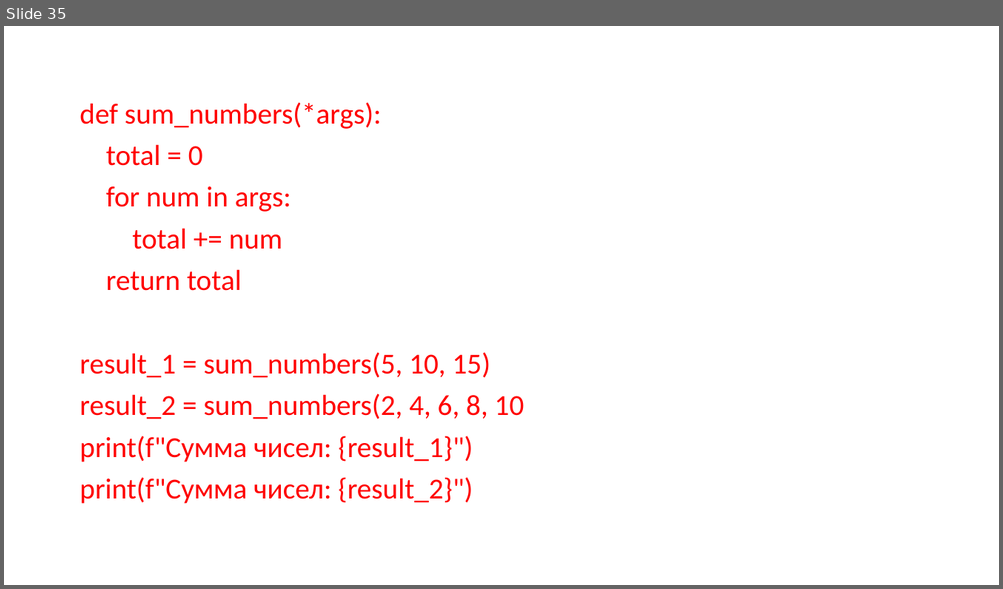
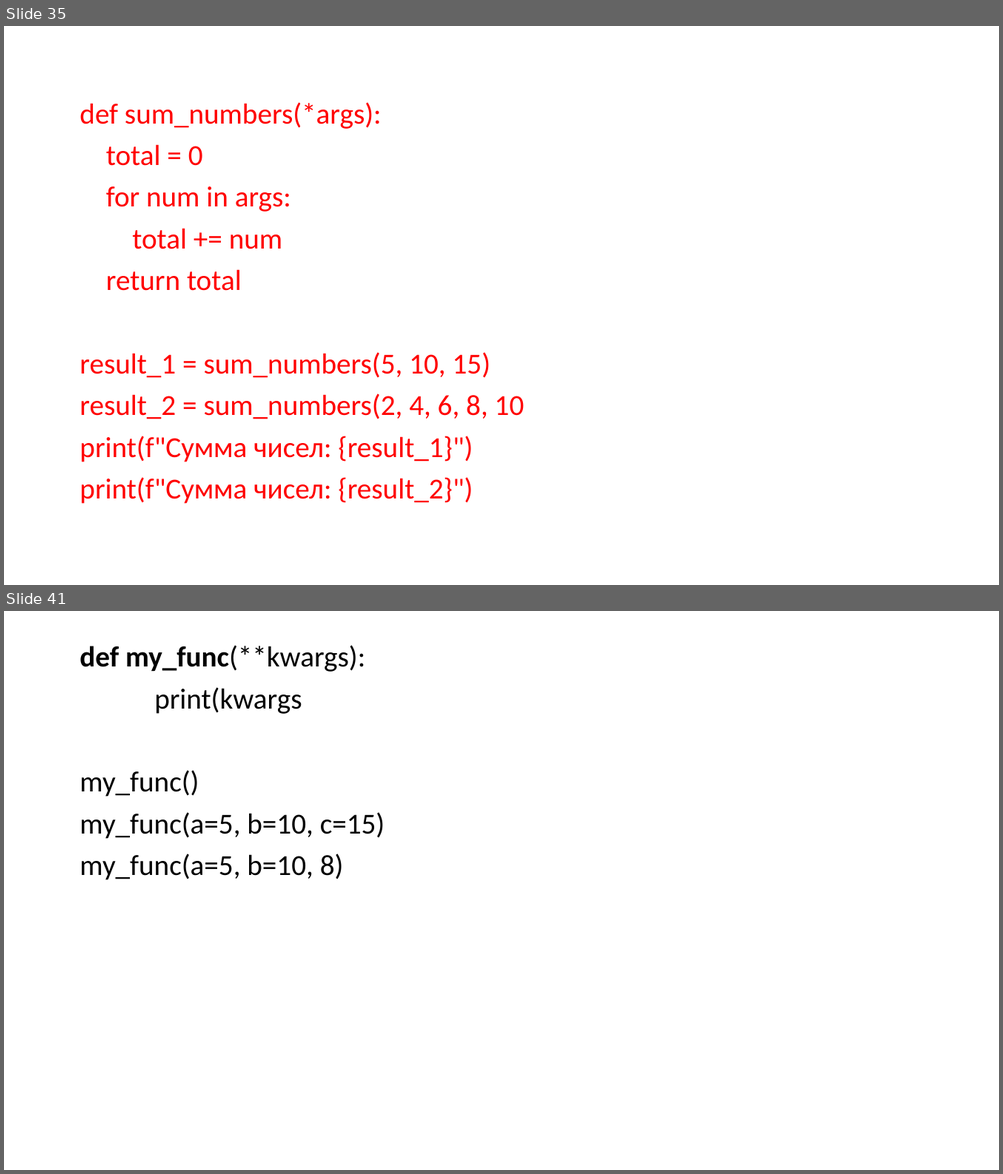
Before and after one commit to xDes-by/test, a slide deck: Презентация5.pptx. Shown one above the other, each under a label of ours: slide 35 before the commit, slides 35 and 41 after it; the slides between them are not shown. The pictures are 1003x589 and 1003x1174 pixels, drawn with LibreOffice and Linux fonts; fonts in the diff are those of the drawing. Boxes give left, top, right and bottom in pixels: in the first picture for what was removed or moved away, otherwise in the second. Text is boxed around its words. In the diff, an @@ line names an element or a change of style, - is before the commit and + after.

```diff
--- a/Презентация5.pptx
+++ b/Презентация5.pptx
@@ slide 41 added at [4,611,999,1170], background #FFFFFF @@
@@ text added at [79,645,385,880], 28 pt, text #000000 @@
+def my_func(**kwargs):
+print(kwargs
+my_func()
+my_func(a=5, b=10, c=15)
+my_func(a=5, b=10, 8)
```
Also in this commit, not shown: 6 other slides added, 1 other file.
